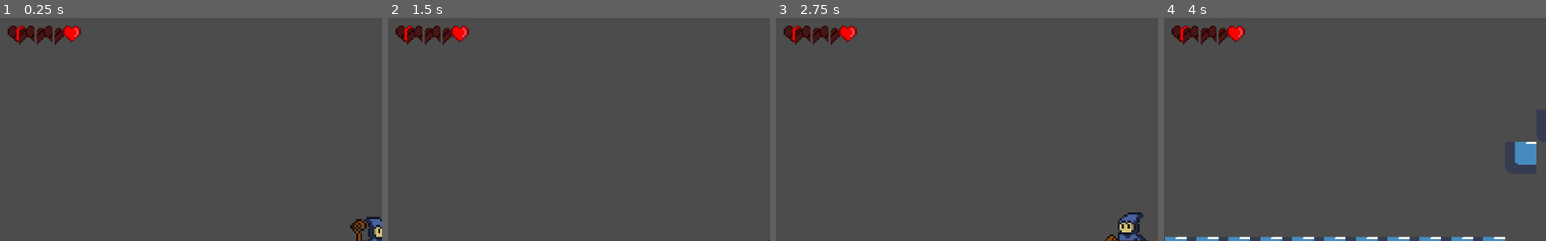
Above: before the commit, frames 1-4 (left to right).
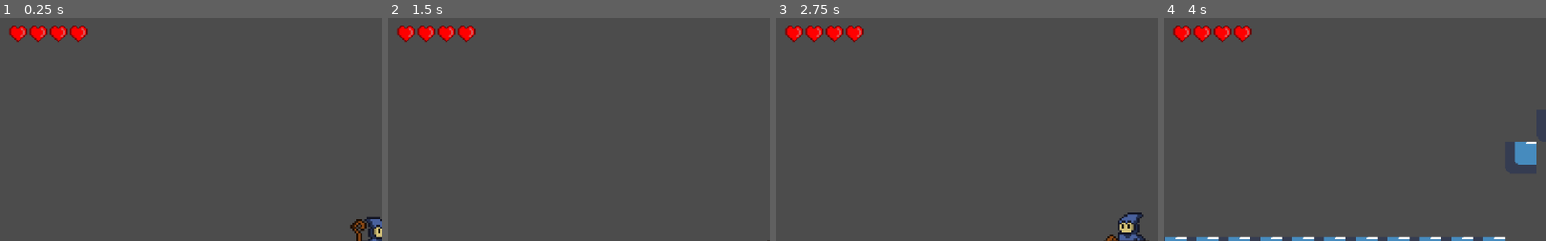
Above: after the commit, the same moments.

Repository: brunoricardosecco/gamejam-utfpr-2k19
Game: Godot game, scene res://scenes/main.tscn
Same seed, same stepped clock (60 frames per second), same inputs: the game is played once before the commit and once after it. The engine's default icon, where the game draws it, is replaced by a stand-in: a white triangle on a blue panel in a dark square.
Inputs:
- Up to frame 1 (0.25 s): no input
- Up to frame 2 (1.5 s): hold Right (ui_right) from 0.53 s (still down); tap Space (ui_select) at 0.77 s
- Up to frame 3 (2.75 s): tap Space (ui_select) at 1.52 s; release Right (ui_right) at 2.03 s; hold Left (ui_left) from 2.03 s (still down)
- Up to frame 4 (4 s): release Left (ui_left) at 2.78 s; hold Right (ui_right) from 2.78 s (still down); tap Space (ui_select) at 3.02, 3.77 s
The pictures show only the part of the screen within x 1-51%, y 2-52%; the shares and areas given below are measured in that part.

The runs differ from the first frame. In frame 1, 1.2% of the frame differs, in the area x 2-23%, y 3-12%; in frame 2, 1.2%; in frame 3, 1.2%; in frame 4, 1.2%.

Commit message:
life hud

Diff:
--- a/scripts/HUD.gd
+++ b/scripts/HUD.gd
@@ -3,7 +3,7 @@
 onready var player = get_node("../Vigilante")
 
 const HEART_ROW_SIZE = 64
-const HEART_OFFSET = 16
+const HEART_OFFSET = 18
 
 func _ready():
 
@@ -24,10 +24,10 @@
 
 		heart.position = Vector2(x,y)
 
-		var last_heart = floor(player.health)
+		var last_heart = floor(player.health) - 1
 		if index > last_heart:
 			heart.frame = 2
 		if index == last_heart:
-			heart.frame = (player.health - last_heart) * 5
+			heart.frame = 0
 		if index < last_heart:
-			heart.frame = 3
+			heart.frame = 0
--- a/scripts/Vigilante.gd
+++ b/scripts/Vigilante.gd
@@ -10,7 +10,7 @@
 var is_walking = false
 var walking_right = true
 var direction = 1
-var health = 3
+var health = MAXHEALTH
 
 # Dash
 var is_dashing = false
